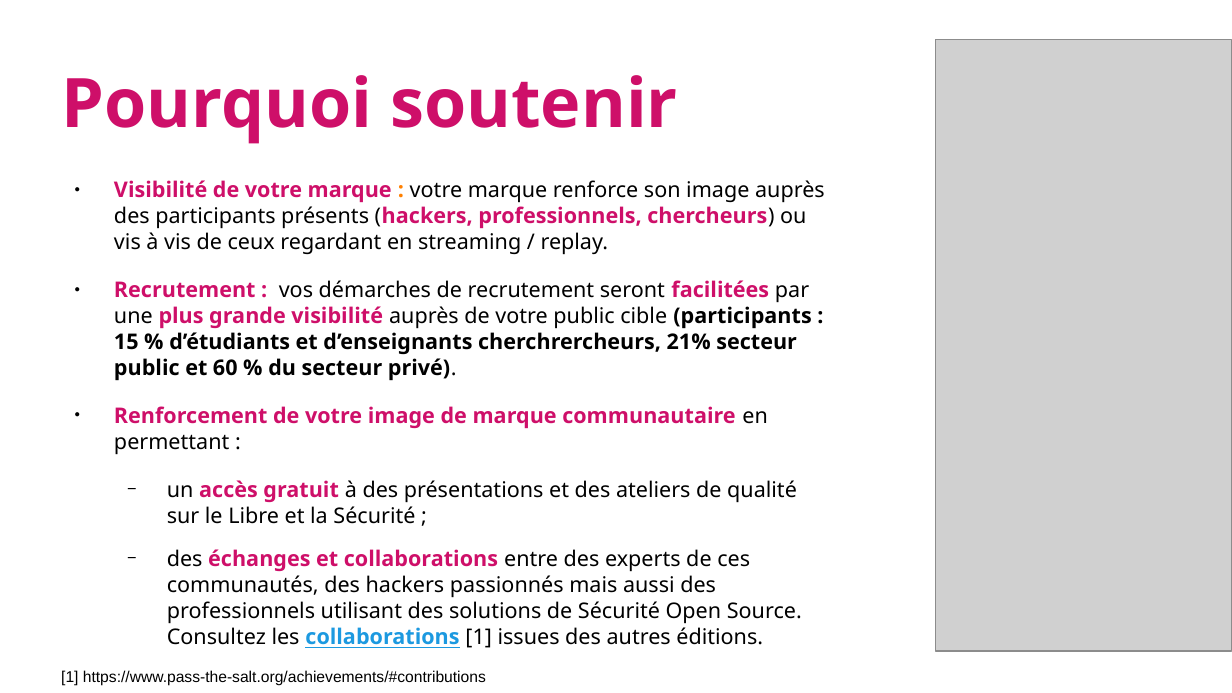
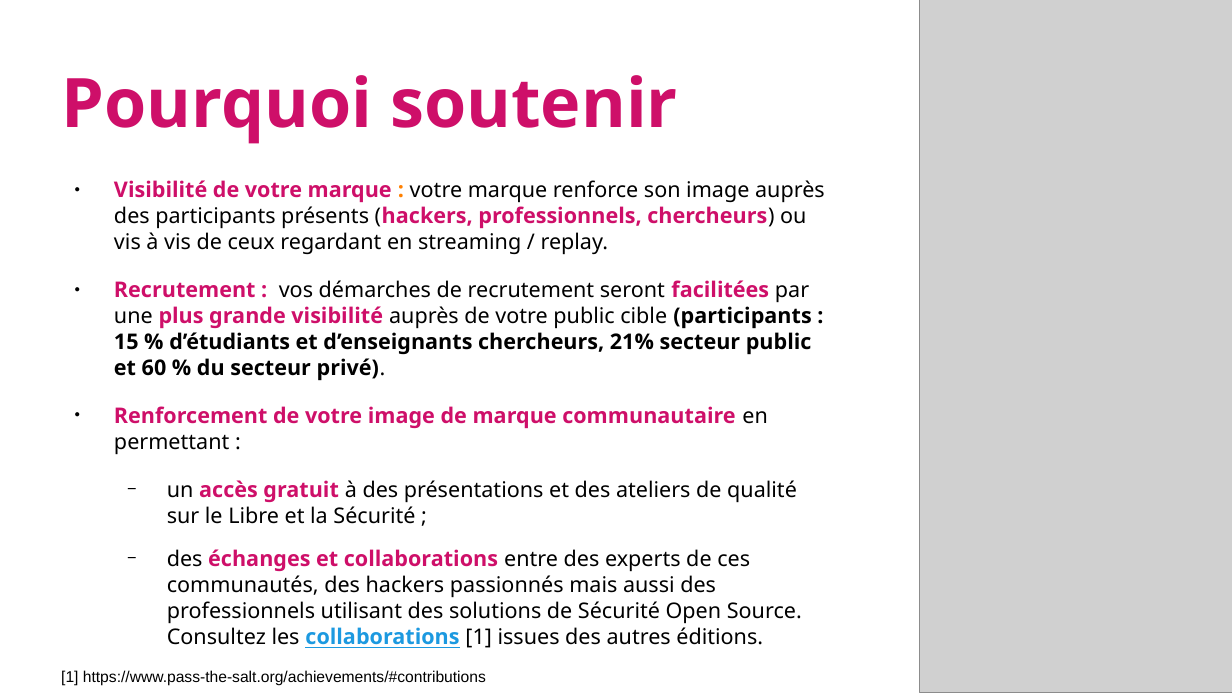
Before and after one commit to pass-the-salt/2024-communication, a slide deck: slide 5 of sponsoring/dossier-sponsoring-2024.odp. Drawn at 1232x693 pixels with LibreOffice and Linux fonts; fonts in the diff are those of the drawing; grey boxes stand for pictures; background and template pictures are left out. Boxes give left, top, right and bottom in pixels: in the first picture for what was removed or moved away, otherwise in the second. Text is boxed around its words. In the diff, an @@ line names an element or a change of style, - is before the commit and + after.

```diff
--- a/sponsoring/dossier-sponsoring-2024.odp
+++ b/sponsoring/dossier-sponsoring-2024.odp
@@ picture: place and size @@
-picture at [936,39,1232,651]
+picture at [920,0,1232,693]
@@ text at [114,280,812,381]: text changed @@
-● Recrutement : vos démarches de recrutement seront facilitées par une plus grande visibilité auprès de votre public cible (participants : 15 % d’étudiants et d’enseignants cherchrercheurs, 21% secteur public et 60 % du secteur privé).
+● Recrutement : vos démarches de recrutement seront facilitées par une plus grande visibilité auprès de votre public cible (participants : 15 % d’étudiants et d’enseignants chercheurs, 21% secteur public et 60 % du secteur privé).
```
Also in this commit, not shown: 2 other slides changed, 5 other files.
